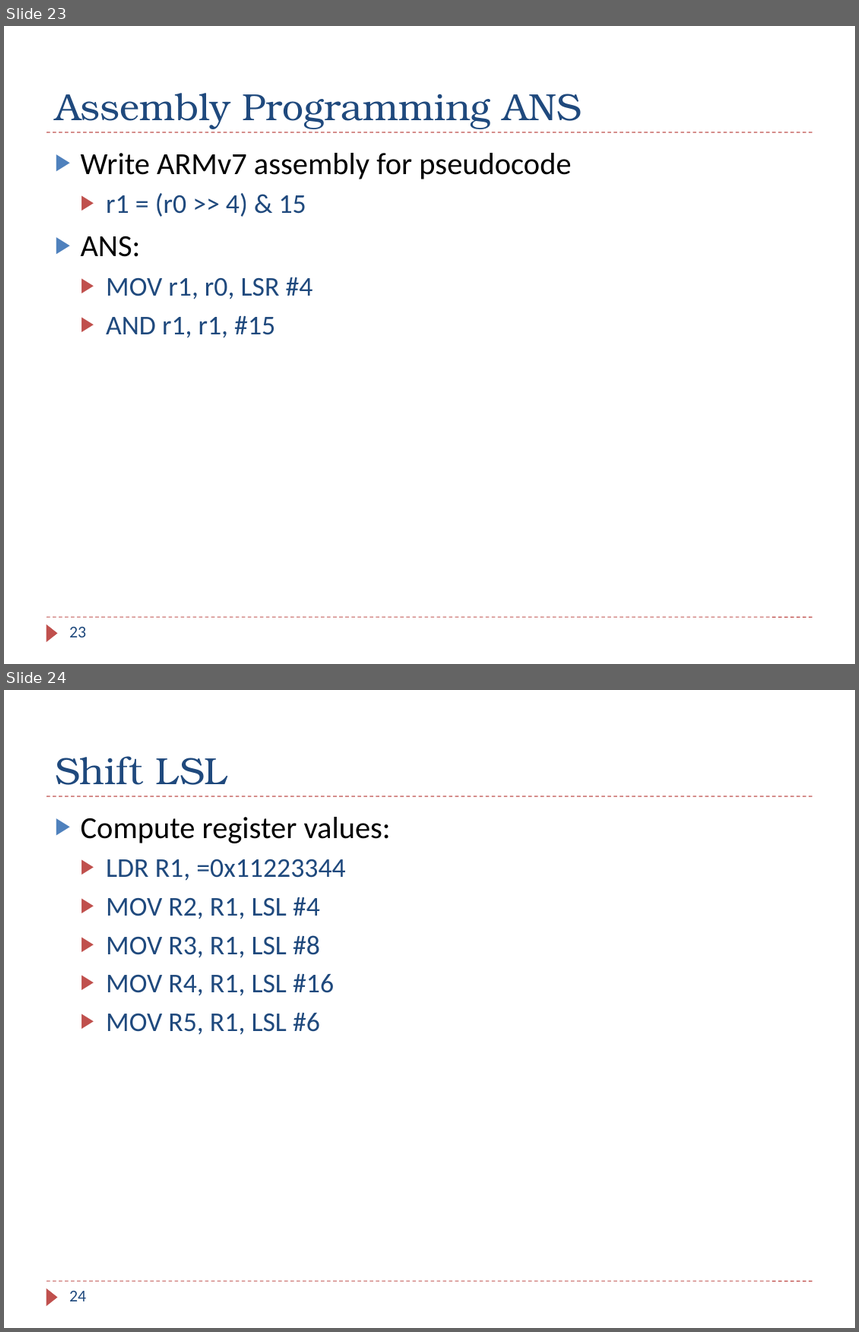
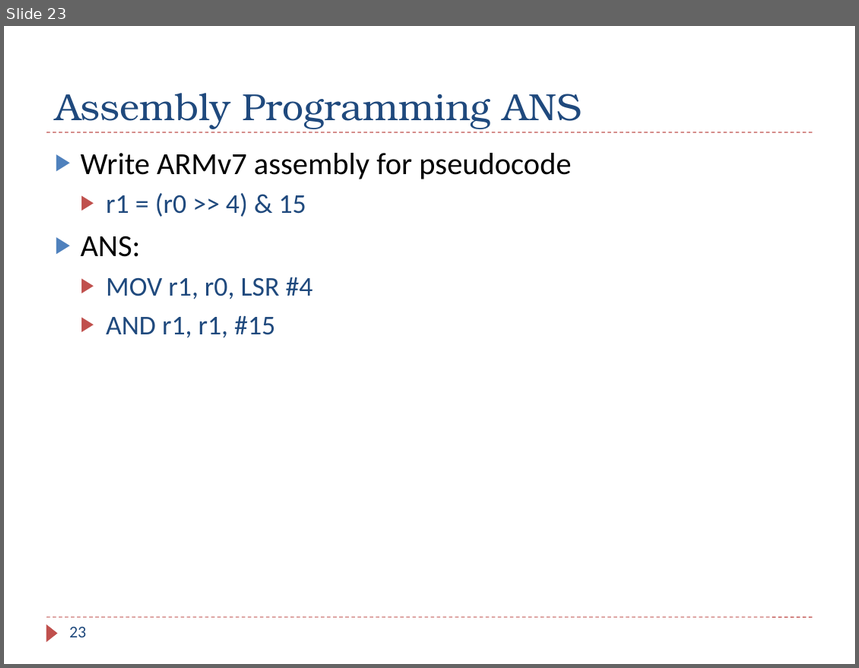
Before and after one commit to guhofstra/CSC111Fa25, a slide deck: PPTs/Ch4_ARM_Arithmetic_Logic_Exercises_ANS.pptx. Shown one above the other, each under a label of ours: slides 23 and 24 before the commit, slide 23 after it. The pictures are 859x1332 and 859x668 pixels, drawn with LibreOffice and Linux fonts; fonts in the diff are those of the drawing. Boxes give left, top, right and bottom in pixels: in the first picture for what was removed or moved away, otherwise in the second. Text is boxed around its words. In the diff, an @@ line names an element or a change of style, - is before the commit and + after.

```diff
--- a/PPTs/Ch4_ARM_Arithmetic_Logic_Exercises_ANS.pptx
+++ b/PPTs/Ch4_ARM_Arithmetic_Logic_Exercises_ANS.pptx
@@ slide 24 removed at (4, 690, 855, 1328), background #FFFFFF; not listed: 3 template elements that a slide beside it also shows @@
@@ title removed at (55, 756, 227, 785) @@
-Shift LSL
@@ text removed at (81, 817, 391, 1035) @@
-▶ Compute register values:
-  ▶ LDR R1, =0x11223344
-  ▶ MOV R2, R1, LSL #4
-  ▶ MOV R3, R1, LSL #8
-  ▶ MOV R4, R1, LSL #16
-  ▶ MOV R5, R1, LSL #6
@@ page number removed at (69, 1291, 86, 1302) @@
-24
```
Also in this commit, not shown: 3 slides changed, 1 other slide removed, 6 other files.
